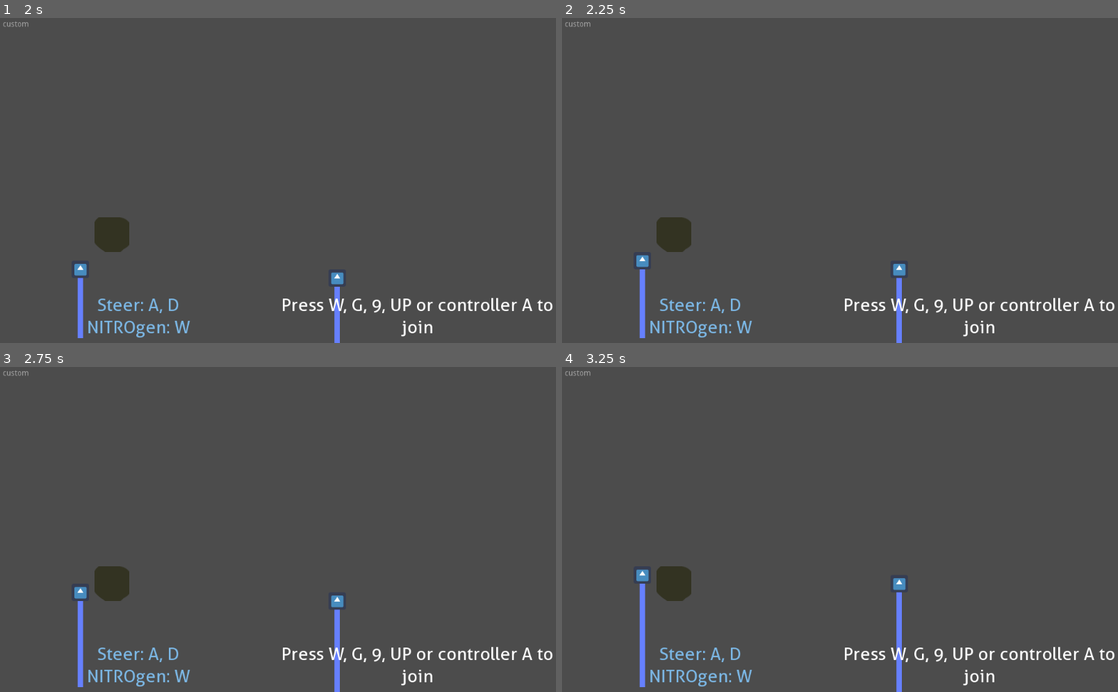
Above: before the commit, frames 1-4 (two rows, left to right).
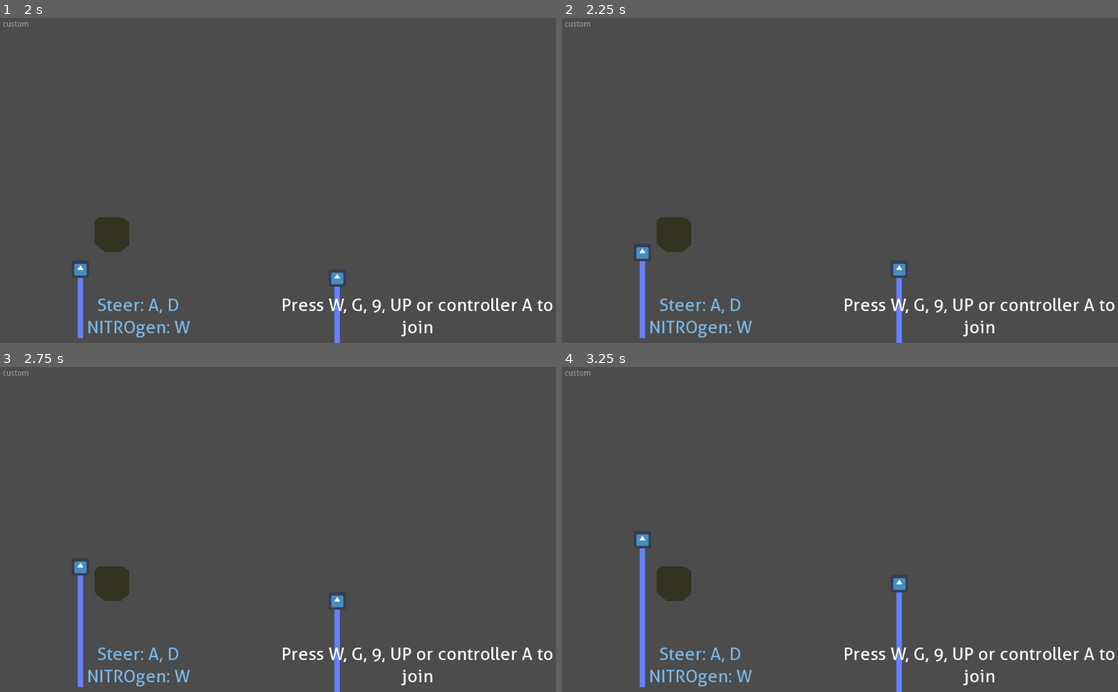
Above: after the commit, the same moments.

Repository: HedgeLizards/GGJ23
Game: Godot game, scene res://scenes/World.tscn
Same seed, same stepped clock (60 frames per second), same inputs: the game is played once before the commit and once after it. The engine's default icon, where the game draws it, is replaced by a stand-in: a white triangle on a blue panel in a dark square.
Inputs:
- Up to frame 1 (2 s): tap W at 0.5, 1.25 s; tap Enter (start) at 0.6, 1.35 s
- Up to frame 2 (2.25 s): tap W at 2 s; tap Enter (start) at 2.1 s
- Up to frame 3 (2.75 s): no input
- Up to frame 4 (3.25 s): tap W at 2.75 s; tap Enter (start) at 2.85 s

Frame 1 is identical in both runs. In frame 2, 0.1% of the frame differs, in the area x 13-16%, y 70-78%; in frame 3, 0.2%; in frame 4, 0.2%, in the area x 13-16%, y 51-67%.

Commit message:
use nutrients/nitro

Diff:
--- a/scripts/germ.gd
+++ b/scripts/germ.gd
@@ -3,12 +3,19 @@
 enum PlayerState {ALIVE, REVIVING, ABANDONED}
 
 export var speed = 64
+export var nitro_speed = 128
 export var rotation_speed = 1
 export var grace_msec = 1000
+export var nutrients = 0
+export var nutrients_gain = 1
+export var nutrients_burn = 2 # how fast you're using nutrients
+export var max_nutrients = 5
+export var min_boost = 2
 var mirror = 1
 var state = PlayerState.ALIVE
 var collision_queue = []
 var grace_start = -1000000
+var nitro_active = false
 
 
 var target_id
@@ -26,8 +33,16 @@
 	if state == PlayerState.ALIVE:
 		var inp = move_input()
 		$Tip.rotation += inp * delta * rotation_speed
+		var current_speed = speed
+		if nitro_active:
+			current_speed = nitro_speed
+			nutrients -= delta * nutrients_burn
+			if nutrients <= 0:
+				nitro_active = 0
+		else:
+			nutrients = min(nutrients + delta * nutrients_gain, max_nutrients)
 
-		var vel = Vector2(0, -speed).rotated($Tip.rotation)
+		var vel = Vector2(0, -current_speed).rotated($Tip.rotation)
 
 		$Tip.position += vel * delta
 
@@ -65,6 +80,8 @@
 		state = PlayerState.ABANDONED
 		$Tip.visible = false
 		get_parent().add_child(newGerm)
+	if state == PlayerState.ALIVE and Input.is_action_just_pressed("power" +str(id)) and nutrients > min_boost:
+		nitro_active = true
 	if false and Input.is_action_just_pressed("power"+str(id)):
 		var newGerm = self.duplicate()
 		newGerm.mirror = -mirror
